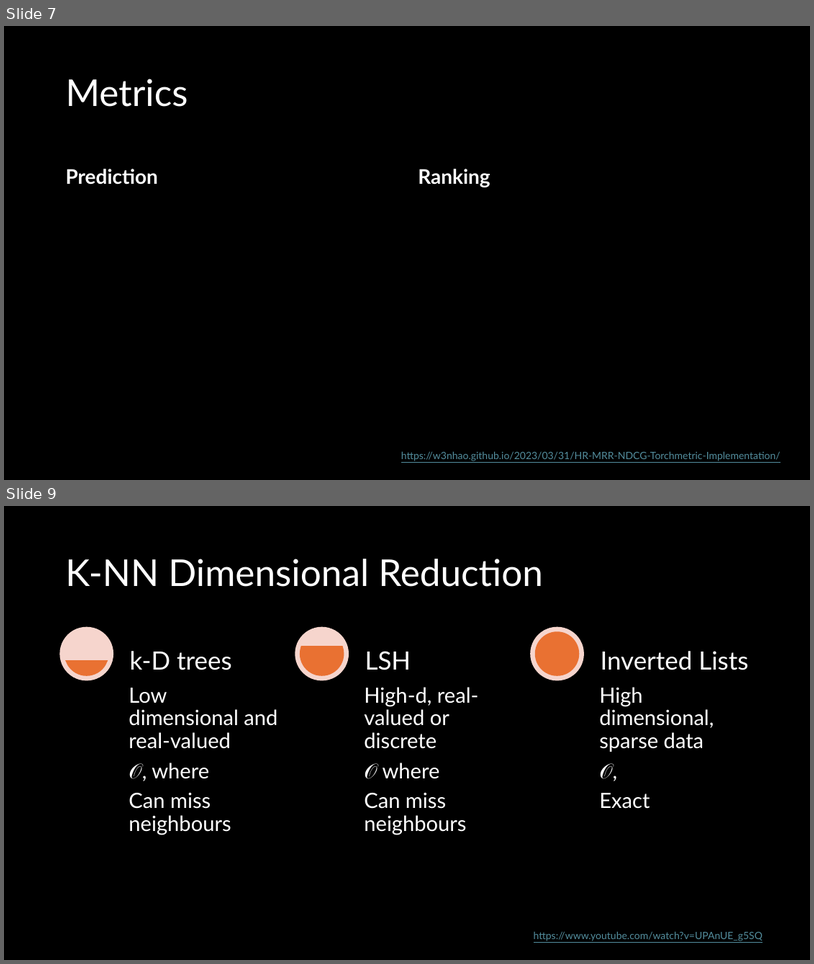
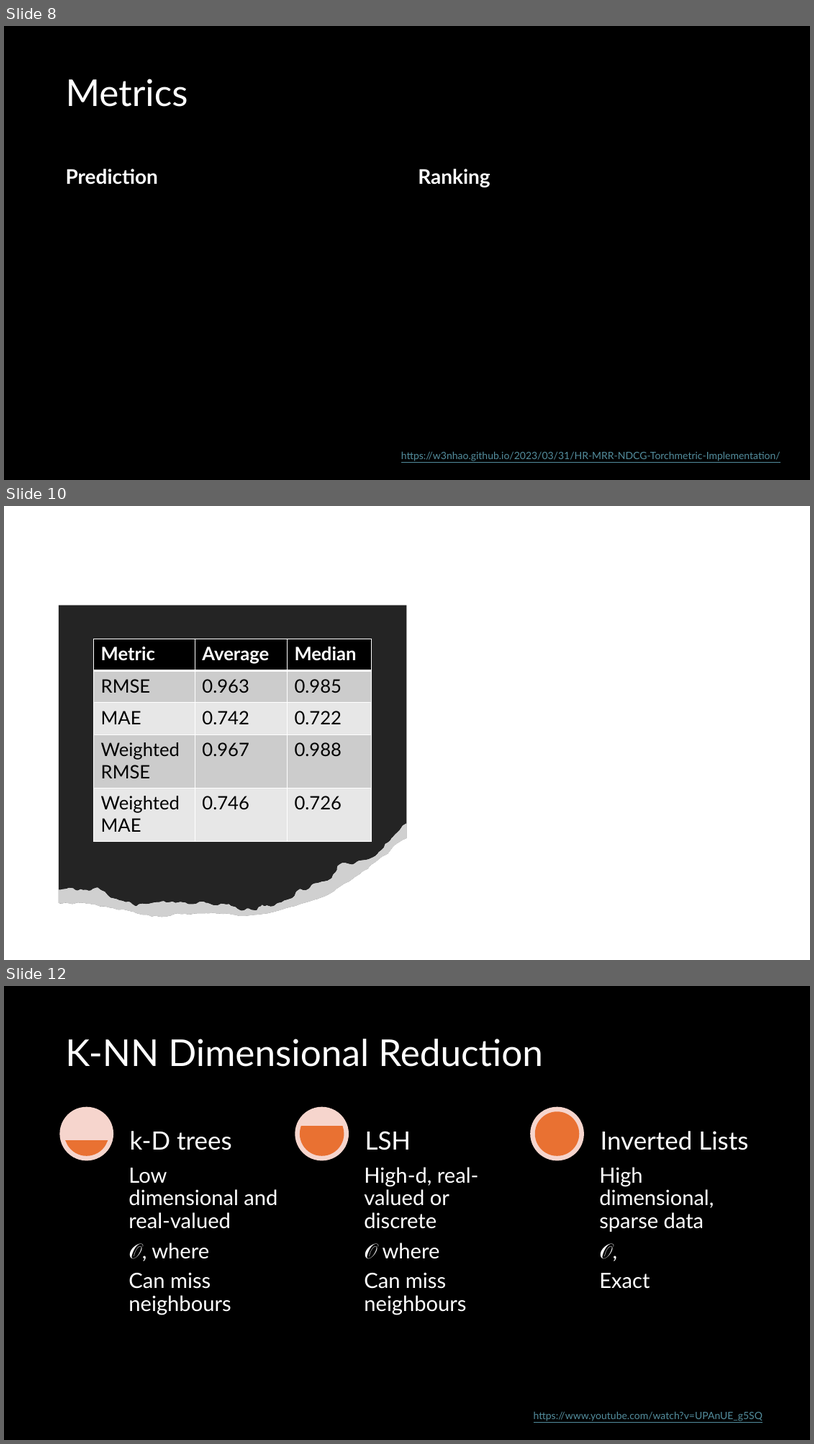
Before and after one commit to Peeyush4/MSML651-PySpark-Movie-Recommendation, a slide deck: Recommendation System using PySpark.pptx. Shown one above the other, each under a label of ours: slides 7 and 9 before the commit, slides 8, 10 and 12 after it; the slides between them are not shown. The pictures are 814x964 and 814x1444 pixels, drawn with LibreOffice and Linux fonts; fonts in the diff are those of the drawing; grey boxes stand for pictures. Boxes give left, top, right and bottom in pixels: in the first picture for what was removed or moved away, otherwise in the second. Text is boxed around its words. In the diff, an @@ line names an element or a change of style, - is before the commit and + after.

Commit message:
Little changed ppt - added baseline

```diff
--- a/Recommendation System using PySpark.pptx
+++ b/Recommendation System using PySpark.pptx
@@ slide 10 added at (4,506,810,960), background #FFFFFF @@
@@ table added at (93,639,372,842), 5 rows, 3 columns @@
+Metric | Average | Median
+RMSE | 0.963 | 0.985
+MAE | 0.742 | 0.722
+Weighted RMSE | 0.967 | 0.988
+Weighted MAE | 0.746 | 0.726
@@ group added at (59,605,406,917): 3 freeform shapes, 1 picture @@
@@ what was slide 7 is now slide 8 @@
@@ what was slide 9 is now slide 12 @@
```
Also in this commit, not shown: 1 slide changed, 2 other slides added.
